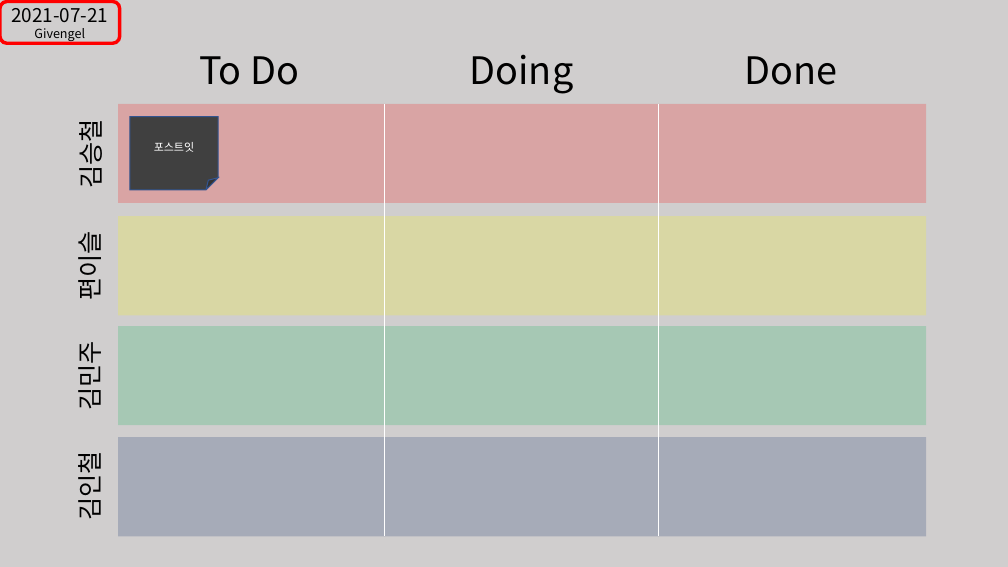
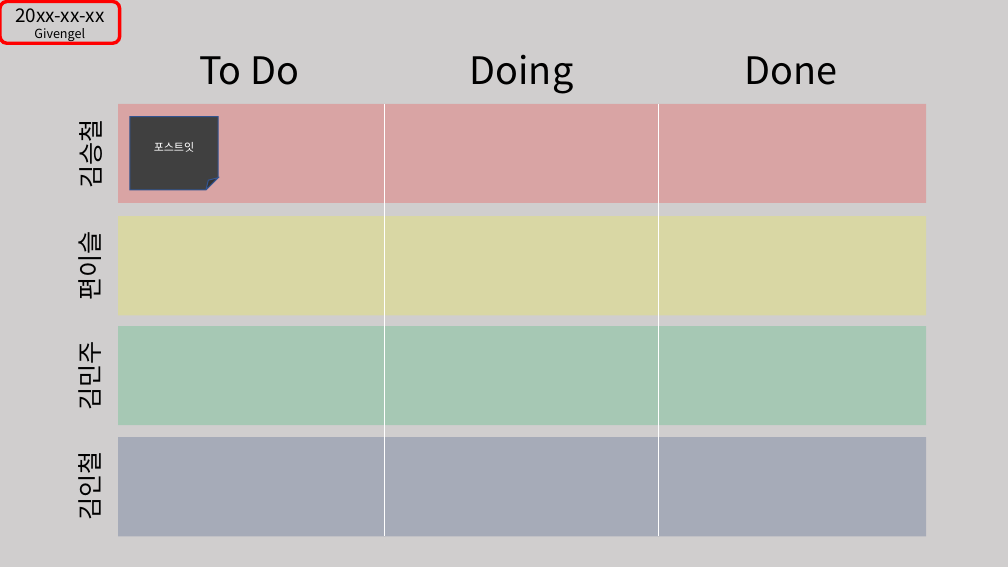
Before and after one commit to GIVENGEL/GivEngel-Project, a slide deck: slide 1 of 칸반보드.pptx. Drawn at 1008x567 pixels with LibreOffice and Linux fonts; fonts in the diff are those of the drawing. Boxes give left, top, right and bottom in pixels: in the first picture for what was removed or moved away, otherwise in the second. Text is boxed around its words. In the diff, an @@ line names an element or a change of style, - is before the commit and + after.

```diff
--- a/칸반보드.pptx
+++ b/칸반보드.pptx
@@ text in rounded rectangle at [15, 2, 104, 22]: text changed @@
-2021-07-21
+20xx-xx-xx
```
Also in this commit, not shown: 1 other slide changed, 1 slide added.
